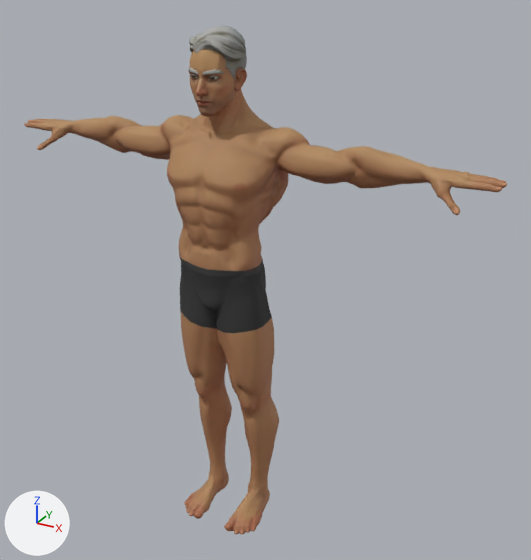
Renders of the glTF model public/models/athlete-male.glb from each side of a commit.
Camera for both pictures: a camera (50 mm lens) standing at (1.269, -1.994, 2.031) and looking at (0.111, 0.111, 0.978). Lighting does not change. The marker at lower left points along +X, +Y and +Z. The first picture is the older version. Vertices at exactly the same position are counted once.

The older version as bpy lines, for what is in view:
```python
ob_eyebrows = bpy.data.objects.new('Eyebrows', me_face)
ob_eyebrows.location = (0.0, 0.0, 0.0)
ob_hair_simpleparted = bpy.data.objects.new('Hair_SimpleParted', me_plane_002)
ob_hair_simpleparted.location = (0.0, 0.0, 0.0)
ob_superhero_male = bpy.data.objects.new('SuperHero_Male', me_sphere_005_retopology_004)
ob_superhero_male.location = (0.0, 0.0, 0.0)
```
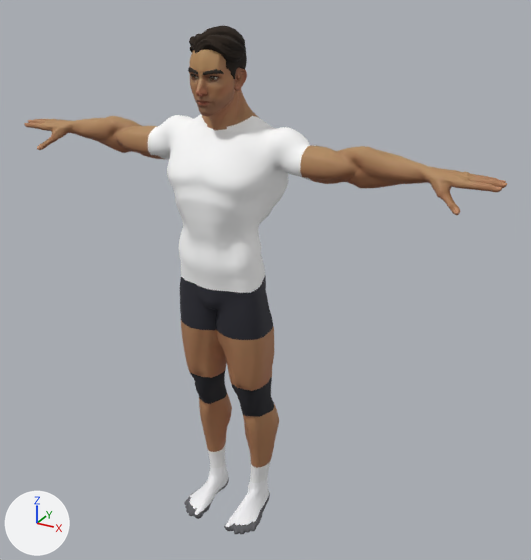
Where the change shows, as pixel boxes [x1, y1, x2, y2] in the pictures (531 x 560 px):
'SuperHero_Male', recoloured (brown to white)
    both: [144, 49, 317, 534]
'Hair_SimpleParted', recoloured (darker)
    both: [189, 26, 247, 79]
'Eyebrows', recoloured
    both: [188, 67, 224, 78]
part 2 of me_sphere_005_retopology_004, reshaped
    before: [188, 452, 270, 530]
    after: [187, 441, 271, 530]
part 3 of me_sphere_005_retopology_004, reshaped
    before: [202, 321, 218, 339]
    after: [180, 272, 275, 422]
part 4 of me_sphere_005_retopology_004, reshaped
    before: [295, 146, 318, 155]
    after: [295, 140, 327, 183]
part 5 of me_sphere_005_retopology_004, reshaped
    before: [144, 127, 157, 136]
    after: [139, 124, 167, 160]
part 6 of me_sphere_005_retopology_004, recoloured (brown to white)
    both: [150, 114, 311, 291]
part 7 of me_sphere_005_retopology_004, recoloured (brown to white)
    both: [190, 462, 269, 527]
part 8 of me_sphere_005_retopology_004, recoloured (brown to black)
    both: [191, 374, 273, 415]
part 9 of me_sphere_005_retopology_004, edited (looks the same)
    both: [180, 282, 272, 333]
part 10 of me_sphere_005_retopology_004, recoloured
    both: [184, 499, 265, 534]
part 11 of me_sphere_005_retopology_004, recoloured
    both: [209, 450, 266, 481]

Diff of the bpy script that builds the scene:
```diff
--- a/public/models/athlete-male.glb.py
+++ b/public/models/athlete-male.glb.py
@@ mat_mi_hair_1 @@
 n2 = _N.new('ShaderNodeMix'); n2.name = 'Mix'
 n2.inputs[0].default_value = 1.0  # 'Factor'
-n3 = _N.new('ShaderNodeVertexColor'); n3.name = 'Color Attribute'
+n2.inputs[7].default_value = (0.06, 0.035, 0.02, 1.0)  # 'B', brown #453527
 n4 = _N.new('ShaderNodeTexImage'); n4.name = 'Image Texture'
@@ mat_mi_hair_1 @@
 _L.new(n2.outputs[2], n0.inputs[0])  # 'Result' to 'Base Color'
-_L.new(n3.outputs[0], n2.inputs[7])  # 'Color' to 'B'
 _L.new(n4.outputs[0], n2.inputs[6])  # 'Color' to 'A'
@@ mat_mi_superhero_male @@
 n1 = _N.new('ShaderNodeOutputMaterial'); n1.name = 'Material Output'
-n2 = _N.new('ShaderNodeMix'); n2.name = 'Mix'
-n2.data_type = 'RGBA'
-n2.blend_type = 'MULTIPLY'
-n2.inputs[0].default_value = 1.0  # 'Factor'
-n3 = _N.new('ShaderNodeVertexColor'); n3.name = 'Color Attribute'
 n4 = _N.new('ShaderNodeTexImage'); n4.name = 'Image Texture'
@@ mat_mi_superhero_male @@
 n0 = _N.new('ShaderNodeBsdfPrincipled'); n0.name = 'Principled BSDF'
 _L.new(n0.outputs[0], n1.inputs[0])  # 'BSDF' to 'Surface'
-_L.new(n2.outputs[2], n0.inputs[0])  # 'Result' to 'Base Color'
-_L.new(n3.outputs[0], n2.inputs[7])  # 'Color' to 'B'
-_L.new(n4.outputs[0], n2.inputs[6])  # 'Color' to 'A'
 _L.new(n5.outputs[0], n0.inputs[1])  # 'Value' to 'Metallic'
@@ mat_mi_superhero_male @@
 _L.new(n9.outputs[0], n8.inputs[1])  # 'Color' to 'Color'
+_L.new(n4.outputs[0], n0.inputs[0])  # 'Color' to 'Base Color'
@@ mat_mi_hair_1_001 @@
 n1 = _N.new('ShaderNodeOutputMaterial'); n1.name = 'Material Output'
+n5 = _N.new('ShaderNodeMix'); n5.name = 'Mix'
+n5.data_type = 'RGBA'
+n5.blend_type = 'MULTIPLY'
+n5.inputs[0].default_value = 1.0  # 'Factor'
+n5.inputs[7].default_value = (0.06, 0.035, 0.02, 1.0)  # 'B', brown #453527
 n2 = _N.new('ShaderNodeTexImage'); n2.name = 'Image Texture'
@@ mat_mi_hair_1_001 @@
 n0 = _N.new('ShaderNodeBsdfPrincipled'); n0.name = 'Principled BSDF'
 _L.new(n0.outputs[0], n1.inputs[0])  # 'BSDF' to 'Surface'
-_L.new(n2.outputs[0], n0.inputs[0])  # 'Color' to 'Base Color'
 _L.new(n3.outputs[0], n0.inputs[5])  # 'Normal' to 'Normal'
 _L.new(n4.outputs[0], n3.inputs[1])  # 'Color' to 'Color'
+_L.new(n5.outputs[2], n0.inputs[0])  # 'Result' to 'Base Color'
+_L.new(n2.outputs[0], n5.inputs[6])  # 'Color' to 'A'
@@ mat_kneepad @@
+mat_kneepad = principled_material('KneePad')
+mat_kneepad.base_color = (0.015, 0.015, 0.02)  # black #212127
+mat_kneepad.roughness = 0.9
@@ mat_shorts @@
+mat_shorts = principled_material('Shorts')
+mat_shorts.base_color = (0.02, 0.02, 0.03)  # dark grey #272730
+mat_shorts.roughness = 0.8
@@ mat_sole @@
+mat_sole = principled_material('Sole')
+mat_sole.base_color = (0.12, 0.12, 0.13)  # dark grey #616165
+mat_sole.roughness = 0.9
@@ mat_shoe @@
+mat_shoe = principled_material('Shoe')
+mat_shoe.base_color = (0.9, 0.9, 0.92)  # white #f3f3f6
+mat_shoe.roughness = 0.6
@@ mat_sock @@
+mat_sock = principled_material('Sock')
+mat_sock.base_color = (0.85, 0.85, 0.85)  # white #ededed
+mat_sock.roughness = 0.9
@@ mat_jersey @@
+mat_jersey = principled_material('Jersey')
+mat_jersey.base_color = (1.0, 1.0, 1.0)  # white #ffffff
+mat_jersey.roughness = 0.75
@@ me_face @@
 me_face.from_pydata(...)  # 558 vertices, 984 faces; spans x -0.0623..0.0623, y -0.0945..-0.0569, z 1.6949..1.7255
+# me_face part 1: vertex colours changed
 me_face.materials.append(mat_mi_hair_1)
@@ me_sphere_005_retopology_004 @@
-me_sphere_005_retopology_004.from_pydata(...)  # 6285 vertices, 12566 faces; spans x -0.9..0.9, y -0.13..0.16, z -0.01..1.81
+me_sphere_005_retopology_004.from_pydata(...)  # 7031 vertices, 14058 faces; spans x -0.9..0.9, y -0.13..0.16, z -0.01..1.81
+# me_sphere_005_retopology_004 part 2: 29 vertices moved within x -0.14..0.14, y -0.12..0.14, z 0.02..0.13; 360 vertices added at x -0.15..0.15, y -0.13..0.14, z 0.02..0.21
+# me_sphere_005_retopology_004 part 3: 1 vertex moved within x 0.0, y -0.05, z 0.82; 318 vertices added at x -0.17..0.17, y -0.09..0.15, z 0.46..1.0
+# me_sphere_005_retopology_004 part 4: 2 vertices moved within x 0.29, y 0.03..0.15, z 1.4..1.48; 34 vertices added at x 0.29, y 0.0..0.15, z 1.36..1.49
+# me_sphere_005_retopology_004 part 5: 2 vertices moved within x -0.29, y 0.03..0.15, z 1.4..1.48; 34 vertices added at x -0.29, y 0.0..0.15, z 1.36..1.49
+# me_sphere_005_retopology_004 part 6: 1842 faces spanning x -0.29..0.29, y -0.13..0.16, z 1.0..1.57 switch from mat_mi_superhero_male to mat_jersey (white #ffffff)
+# me_sphere_005_retopology_004 part 7: 495 faces spanning x -0.15..0.15, y -0.13..0.14, z 0.02..0.13 switch from mat_mi_superhero_male to mat_shoe (white #f3f3f6)
+# me_sphere_005_retopology_004 part 8: 294 faces spanning x -0.15..0.15, y -0.03..0.13, z 0.47..0.6 switch from mat_mi_superhero_male to mat_kneepad (black #212127)
+# me_sphere_005_retopology_004 part 9: 408 faces spanning x -0.17..0.17, y -0.09..0.15, z 0.83..0.99 switch from mat_mi_superhero_male to mat_shorts (dark grey #272730)
+# me_sphere_005_retopology_004 part 10: 604 faces spanning x -0.16..0.16, y -0.13..0.14, z -0.01..0.02 switch from mat_mi_superhero_male to mat_sole (dark grey #616165)
+# me_sphere_005_retopology_004 part 11: 64 faces spanning x -0.13..0.13, y 0.04..0.13, z 0.14..0.18 switch from mat_mi_superhero_male to mat_sock (white #ededed)
```
